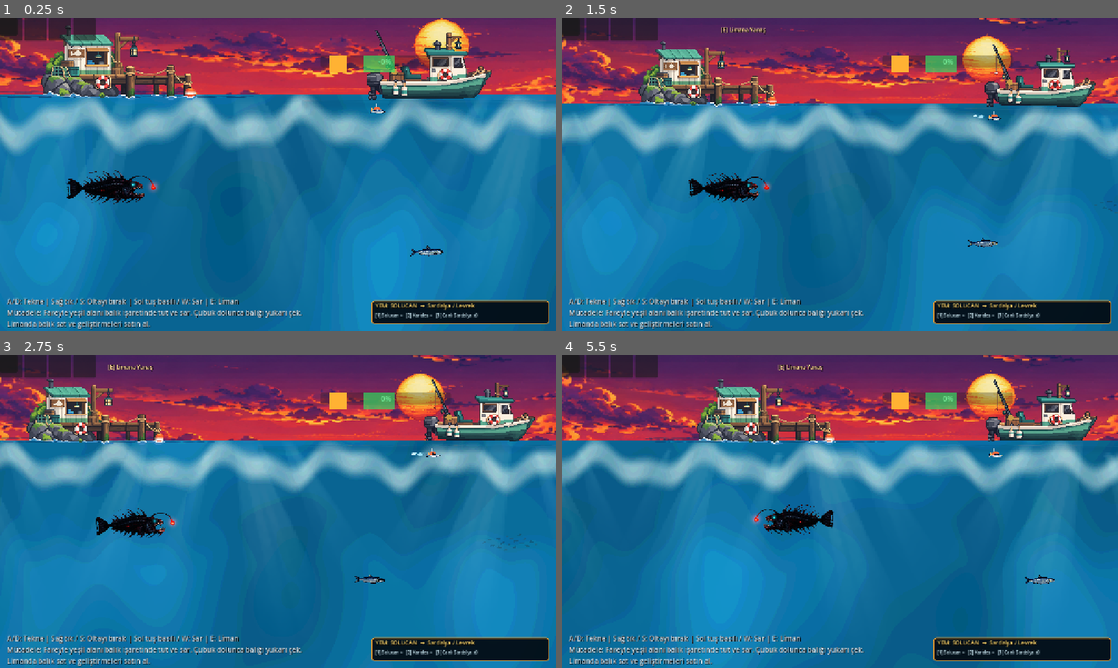
Above: before the commit, frames 1-4 (two rows, left to right).
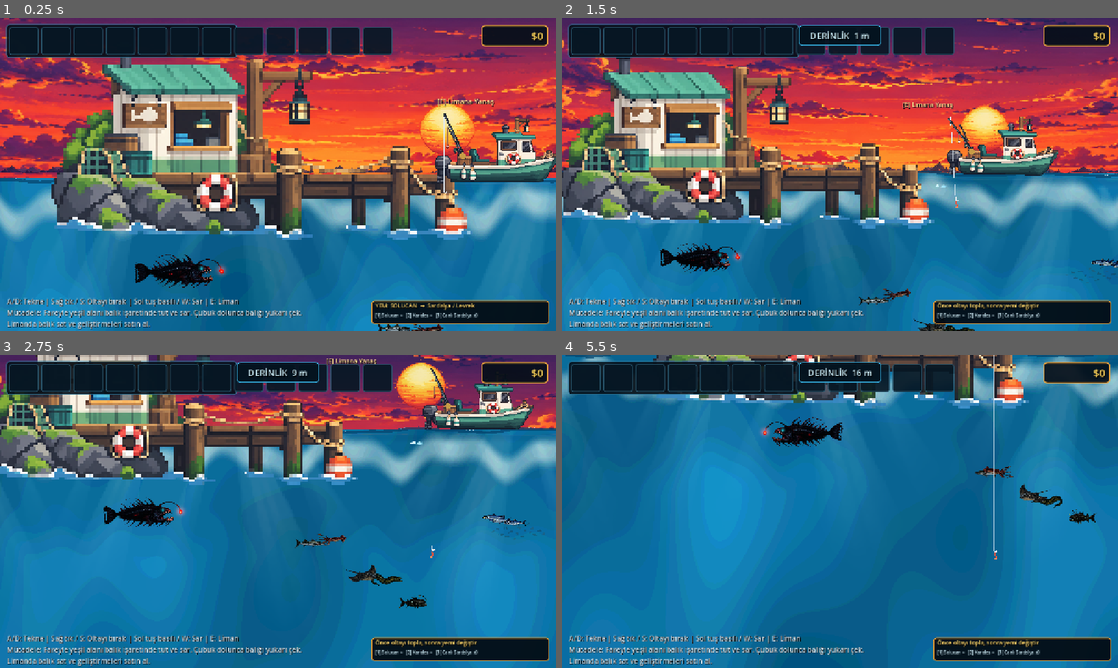
Above: after the commit, the same moments.

Repository: mirackayademir/TinyFisher
Game: Godot game, scene res://scenes/world.tscn
Same seed, same stepped clock (60 frames per second), same inputs: the game is played once before the commit and once after it.
Inputs (mouse positions are in pixels of both pictures, inside the frame that each line leads up to):
- Up to frame 1 (0.25 s): no input
- Up to frame 2 (1.5 s): tap Enter at 0.5 s; move the mouse to (962, 158) at 0.52 s; hold D (move_right) 0.53-1.28 s; tap E (dock) at 0.6 s; click (962, 158) at 0.67 s; move the mouse to (728, 190) at 1.27 s; hold S from 1.28 s (still down); tap 1 at 1.35 s
- Up to frame 3 (2.75 s): move the mouse to (333, 442) at 2.02 s; release S at 2.03 s; hold D (move_right) from 2.03 s (still down); tap 2 at 2.1 s
- Up to frame 4 (5.5 s): move the mouse to (812, 574) at 2.77 s; release D (move_right) at 2.78 s; hold W 2.78-3.53 s; tap one key every 0.75 s from 2.85 s: 3 E (dock) 1 2; click (812, 574) at 2.92 s; move the mouse to (1006, 558) at 3.52 s; hold A (move_left) 3.53-5.03 s; move the mouse to (673, 464) at 4.27 s; move the mouse to (867, 511) at 5.02 s; hold S from 5.03 s (still down); click (867, 511) at 5.17 s

The runs differ from the first frame. In frame 1, 65% of the frame differs, in the area x 0-100%, y 0-100%; in frame 2, 60%; in frame 3, 34%; in frame 4, 48%.
Error before the commit: Parse Error: Could not preload resource script "res://scenes/fish_catalog.gd". (res://scenes/hook.gd:3)

Commit message:
Use exact fish artwork and harbor test spawns

Diff:
--- a/scenes/fish_catalog.gd
+++ b/scenes/fish_catalog.gd
@@ -217,137 +217,137 @@
 	"Barakuda": {
 		"value": 160,
 		"habitat": "Açık deniz / avcı",
-		"depth_label": "10–15 m (TEST)"
-		"texture_path": "res://assets/fish/barakuda.svg",
+		"depth_label": "10–15 m (TEST)",
+		"texture_path": "res://assets/fish/barakuda.png",
 		"behavior_id": "hunter",
-		"target_count": 1
-		"spawn_x": [600.0, 650.0]
-		"spawn_y": [720.0, 750.0]
-		"speed": [22.0, 28.0]
-		"distance": [40.0, 65.0]
+		"target_count": 1,
+		"spawn_x": [600.0, 650.0],
+		"spawn_y": [720.0, 750.0],
+		"speed": [22.0, 28.0],
+		"distance": [40.0, 65.0],
 		"bob": [4.0, 7.0],
-		"visual_scale": 1.18
-		"swim_wave_speed": 3.9,
-		"swim_wave_angle": 0.8
-		"acceleration": 460.0,
-		"vertical_response": 62.0,
-		"turn_roll": 7.0,
-		"tail_strength": 0.0
-		"tail_speed": 7.2,
-		"body_strength": 0.0
-		"collision": [145.0, 42.0],
-		"hook_struggle_angle": 23.0,
+		"visual_scale": 0.82,
+		"swim_wave_speed": 2.2,
+		"swim_wave_angle": 0.35,
+		"acceleration": 220.0,
+		"vertical_response": 38.0,
+		"turn_roll": 2.0,
+		"tail_strength": 0.0,
+		"tail_speed": 4.0,
+		"body_strength": 0.0,
+		"collision": [125.0, 36.0],
+		"hook_struggle_angle": 12.0,
 		"fight": [295.0, 0.30, 20.0, 31.0, 60.0],
 		"tension": [28.0, 24.0, 9.5],
-		"asset_status": "exact_embedded_test"
+		"asset_status": "exact_user_art_test"
 	},
 	"Müren": {
 		"value": 115,
 		"habitat": "Kanyon duvarları / kaya oyukları",
-		"depth_label": "10–15 m (TEST)"
-		"texture_path": "res://assets/fish/muren.svg",
+		"depth_label": "10–15 m (TEST)",
+		"texture_path": "res://assets/fish/muren.png",
 		"behavior_id": "ambush",
-		"target_count": 1
-		"spawn_x": [900.0, 950.0]
-		"spawn_y": [810.0, 840.0]
-		"speed": [16.0, 22.0]
-		"distance": [35.0, 55.0]
-		"bob": [2.0, 4.5],
-		"visual_scale": 1.18
-		"swim_wave_speed": 2.6,
-		"swim_wave_angle": 0.8
-		"acceleration": 520.0,
-		"vertical_response": 34.0,
-		"turn_roll": 11.0,
-		"tail_strength": 0.0
-		"tail_speed": 5.4,
-		"body_strength": 0.0
-		"collision": [155.0, 38.0],
-		"hook_struggle_angle": 27.0,
+		"target_count": 1,
+		"spawn_x": [900.0, 950.0],
+		"spawn_y": [810.0, 840.0],
+		"speed": [14.0, 20.0],
+		"distance": [30.0, 50.0],
+		"bob": [2.0, 4.0],
+		"visual_scale": 0.86,
+		"swim_wave_speed": 1.8,
+		"swim_wave_angle": 0.30,
+		"acceleration": 180.0,
+		"vertical_response": 28.0,
+		"turn_roll": 2.0,
+		"tail_strength": 0.0,
+		"tail_speed": 3.0,
+		"body_strength": 0.0,
+		"collision": [130.0, 34.0],
+		"hook_struggle_angle": 12.0,
 		"fight": [235.0, 0.38, 21.0, 29.0, 62.0],
 		"tension": [27.0, 23.0, 10.0],
-		"asset_status": "exact_embedded_test"
+		"asset_status": "exact_user_art_test"
 	},
 	"Vatoz": {
 		"value": 140,
 		"habitat": "Kumluk dip / kanyon tabanı",
-		"depth_label": "10–15 m (TEST)"
-		"texture_path": "res://assets/fish/vatoz.svg",
+		"depth_label": "10–15 m (TEST)",
+		"texture_path": "res://assets/fish/vatoz.png",
 		"behavior_id": "glide",
-		"target_count": 1
-		"spawn_x": [800.0, 850.0]
-		"spawn_y": [780.0, 810.0]
-		"speed": [16.0, 22.0]
-		"distance": [35.0, 60.0]
-		"bob": [7.0, 12.0],
-		"visual_scale": 1.18
-		"swim_wave_speed": 1.45,
-		"swim_wave_angle": 0.6
-		"acceleration": 95.0,
-		"vertical_response": 22.0,
-		"turn_roll": 4.0,
-		"tail_strength": 0.0
-		"tail_speed": 2.3,
-		"body_strength": 0.0
-		"collision": [150.0, 78.0],
-		"hook_struggle_angle": 10.0,
+		"target_count": 1,
+		"spawn_x": [800.0, 850.0],
+		"spawn_y": [780.0, 810.0],
+		"speed": [14.0, 20.0],
+		"distance": [30.0, 50.0],
+		"bob": [5.0, 8.0],
+		"visual_scale": 0.88,
+		"swim_wave_speed": 1.2,
+		"swim_wave_angle": 0.20,
+		"acceleration": 90.0,
+		"vertical_response": 20.0,
+		"turn_roll": 1.5,
+		"tail_strength": 0.0,
+		"tail_speed": 2.0,
+		"body_strength": 0.0,
+		"collision": [130.0, 68.0],
+		"hook_struggle_angle": 8.0,
 		"fight": [185.0, 0.52, 20.0, 27.0, 70.0],
 		"tension": [24.0, 27.0, 8.0],
-		"asset_status": "exact_embedded_test"
+		"asset_status": "exact_user_art_test"
 	},
 	"Deniz Şeytanı": {
 		"value": 360,
 		"habitat": "Karanlık kanyon / dip avcısı",
-		"depth_label": "10–15 m (TEST)"
-		"texture_path": "res://assets/fish/deniz_seytani.svg",
+		"depth_label": "10–15 m (TEST)",
+		"texture_path": "res://assets/fish/deniz_seytani.png",
 		"behavior_id": "lurker",
-		"target_count": 1
-		"spawn_x": [1000.0, 1050.0]
-		"spawn_y": [840.0, 870.0]
-		"speed": [12.0, 18.0]
-		"distance": [30.0, 50.0]
-		"bob": [8.0, 14.0],
-		"visual_scale": 1.22
-		"swim_wave_speed": 1.55,
-		"swim_wave_angle": 0.6
-		"acceleration": 88.0,
-		"vertical_response": 24.0,
-		"turn_roll": 8.0,
-		"tail_strength": 0.0
-		"tail_speed": 3.0,
-		"body_strength": 0.0
-		"collision": [135.0, 92.0],
-		"hook_struggle_angle": 17.0,
+		"target_count": 1,
+		"spawn_x": [1000.0, 1050.0],
+		"spawn_y": [840.0, 870.0],
+		"speed": [10.0, 16.0],
+		"distance": [25.0, 45.0],
+		"bob": [5.0, 9.0],
+		"visual_scale": 0.80,
+		"swim_wave_speed": 1.1,
+		"swim_wave_angle": 0.20,
+		"acceleration": 75.0,
+		"vertical_response": 18.0,
+		"turn_roll": 1.5,
+		"tail_strength": 0.0,
+		"tail_speed": 2.0,
+		"body_strength": 0.0,
+		"collision": [120.0, 72.0],
+		"hook_struggle_angle": 10.0,
 		"fight": [205.0, 0.44, 16.0, 36.0, 52.0],
 		"tension": [34.0, 20.0, 13.5],
-		"asset_status": "exact_embedded_test"
+		"asset_status": "exact_user_art_test"
 	},
 	"Kalamar": {
 		"value": 205,
 		"habitat": "Derin açık su / kanyon ağzı",
-		"depth_label": "10–15 m (TEST)"
-		"texture_path": "res://assets/fish/kalamar.svg",
+		"depth_label": "10–15 m (TEST)",
+		"texture_path": "res://assets/fish/kalamar.png",
 		"behavior_id": "jet",
-		"target_count": 1
-		"spawn_x": [700.0, 750.0]
-		"spawn_y": [750.0, 780.0]
-		"speed": [18.0, 24.0]
-		"distance": [35.0, 60.0]
-		"bob": [10.0, 17.0],
-		"visual_scale": 1.18
-		"swim_wave_speed": 2.2,
-		"swim_wave_angle": 0.8
-		"acceleration": 540.0,
-		"vertical_response": 72.0,
-		"turn_roll": 12.0,
-		"tail_strength": 0.0
-		"tail_speed": 4.6,
-		"body_strength": 0.0
-		"collision": [118.0, 86.0],
-		"hook_struggle_angle": 25.0,
+		"target_count": 1,
+		"spawn_x": [700.0, 750.0],
+		"spawn_y": [750.0, 780.0],
+		"speed": [16.0, 22.0],
+		"distance": [30.0, 50.0],
+		"bob": [6.0, 10.0],
+		"visual_scale": 0.84,
+		"swim_wave_speed": 1.5,
+		"swim_wave_angle": 0.25,
+		"acceleration": 180.0,
+		"vertical_response": 30.0,
+		"turn_roll": 2.0,
+		"tail_strength": 0.0,
+		"tail_speed": 3.0,
+		"body_strength": 0.0,
+		"collision": [120.0, 66.0],
+		"hook_struggle_angle": 10.0,
 		"fight": [255.0, 0.34, 18.0, 33.0, 58.0],
 		"tension": [31.0, 22.0, 11.5],
-		"asset_status": "exact_embedded_test"
+		"asset_status": "exact_user_art_test"
 	}
 
 }
Binary file changed: assets/fish/barakuda.png
Binary file changed: assets/fish/deniz_seytani.png
Binary file changed: assets/fish/kalamar.png
Binary file changed: assets/fish/muren.png
Binary file changed: assets/fish/vatoz.png
